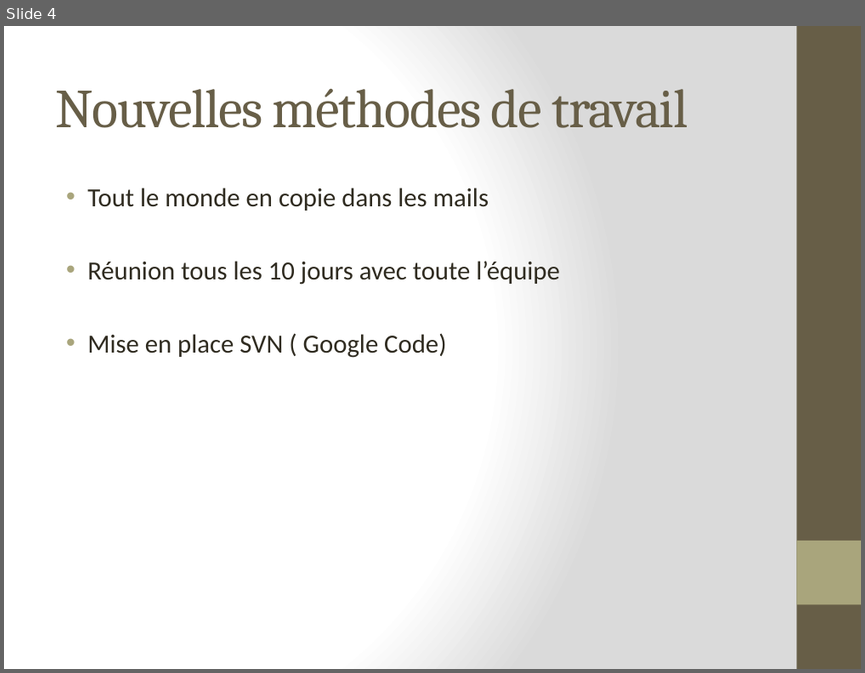
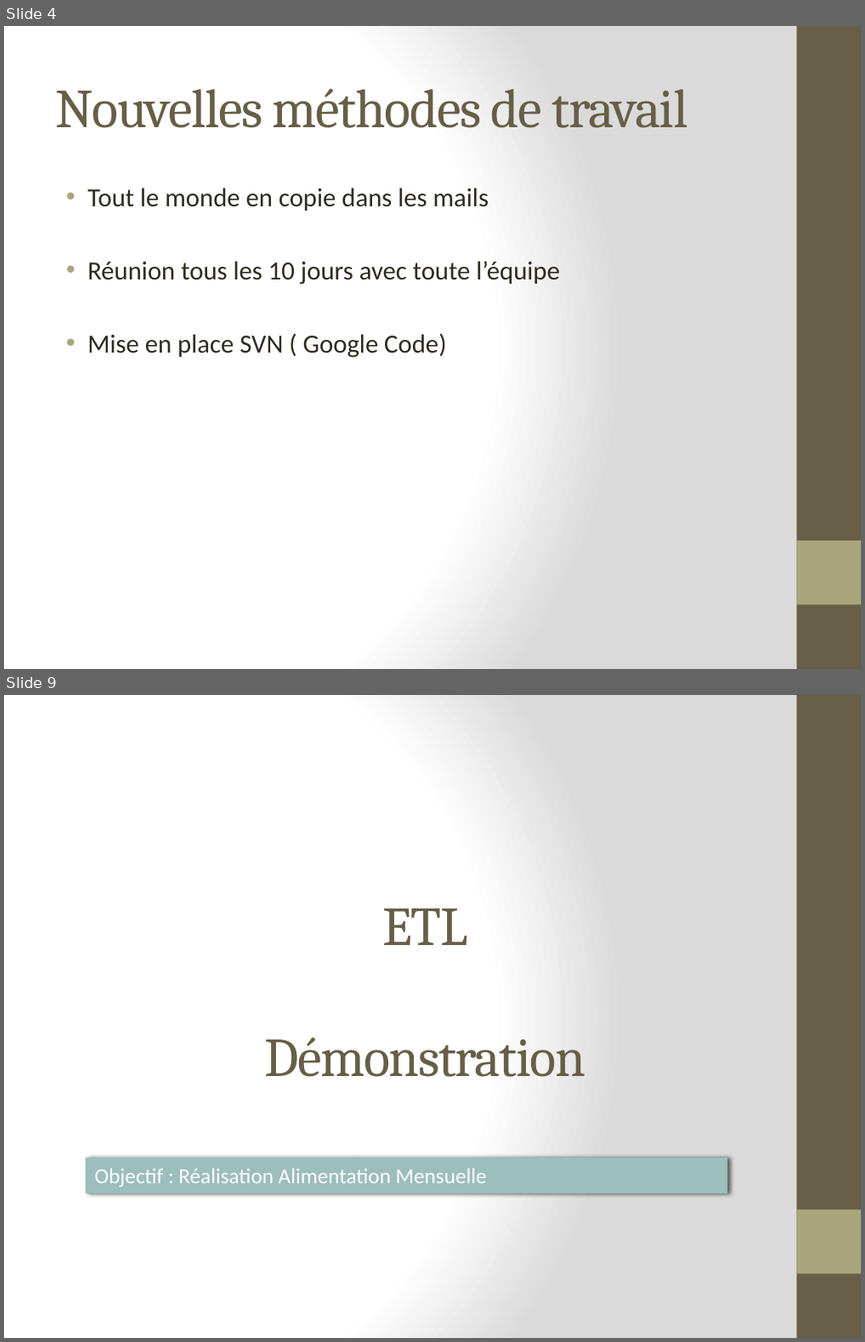
Before and after one commit to lobtec/dartiesgroupe2, a slide deck: PROJET/Presentation/PRE_15-12-10_V1.pptx. Shown one above the other, each under a label of ours: slide 4 before the commit, slides 4 and 9 after it; the slides between them are not shown. The pictures are 865x673 and 865x1342 pixels, drawn with LibreOffice and Linux fonts; fonts in the diff are those of the drawing. Boxes give left, top, right and bottom in pixels: in the first picture for what was removed or moved away, otherwise in the second. Text is boxed around its words. In the diff, an @@ line names an element or a change of style, - is before the commit and + after.

```diff
--- a/PROJET/Presentation/PRE_15-12-10_V1.pptx
+++ b/PROJET/Presentation/PRE_15-12-10_V1.pptx
@@ slide 9 added at bbox=[4, 695, 861, 1338], background gradient #FFFFFF to #DADADA; not listed: 2 template elements that a slide beside it also shows @@
@@ title added at bbox=[265, 908, 585, 1077], 46 pt, text #675E47 @@
+ETL
+Démonstration
@@ rectangle added at bbox=[86, 1157, 727, 1192], fill #9CBEBD, outline #98BBBA 1 pt, 18 pt, text #FFFFFF @@
+Objectif : Réalisation Alimentation Mensuelle
```
Also in this commit, not shown: 1 slide changed, 6 other slides added, 4 slides removed, 1 other file.
